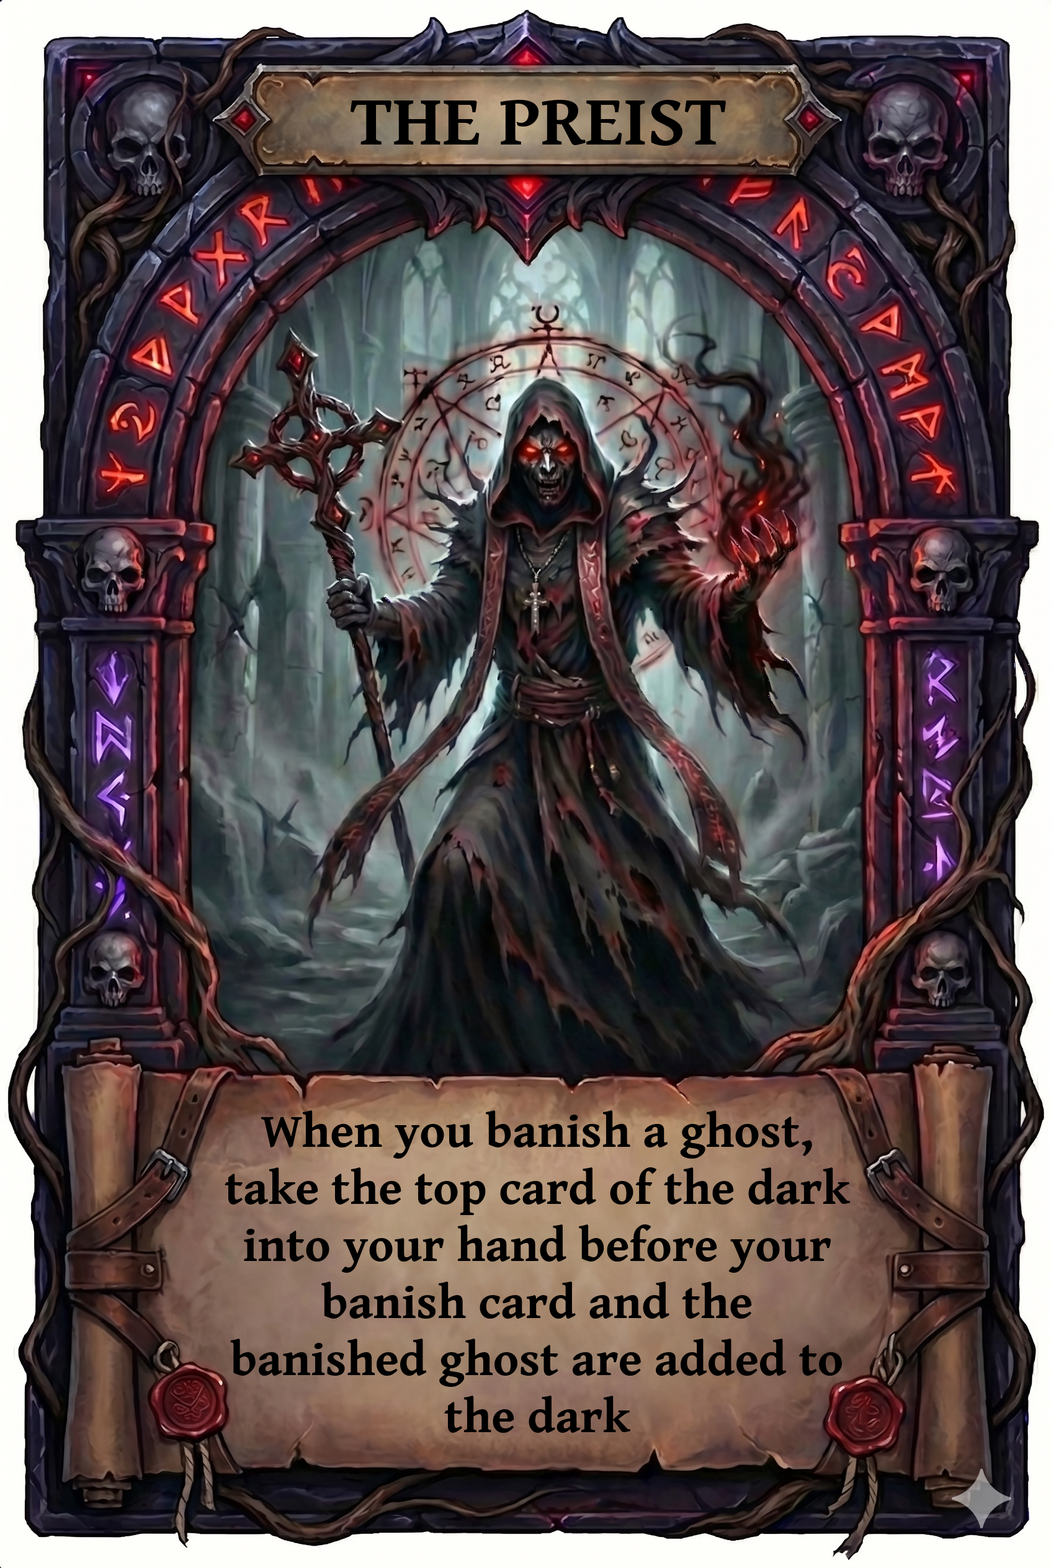
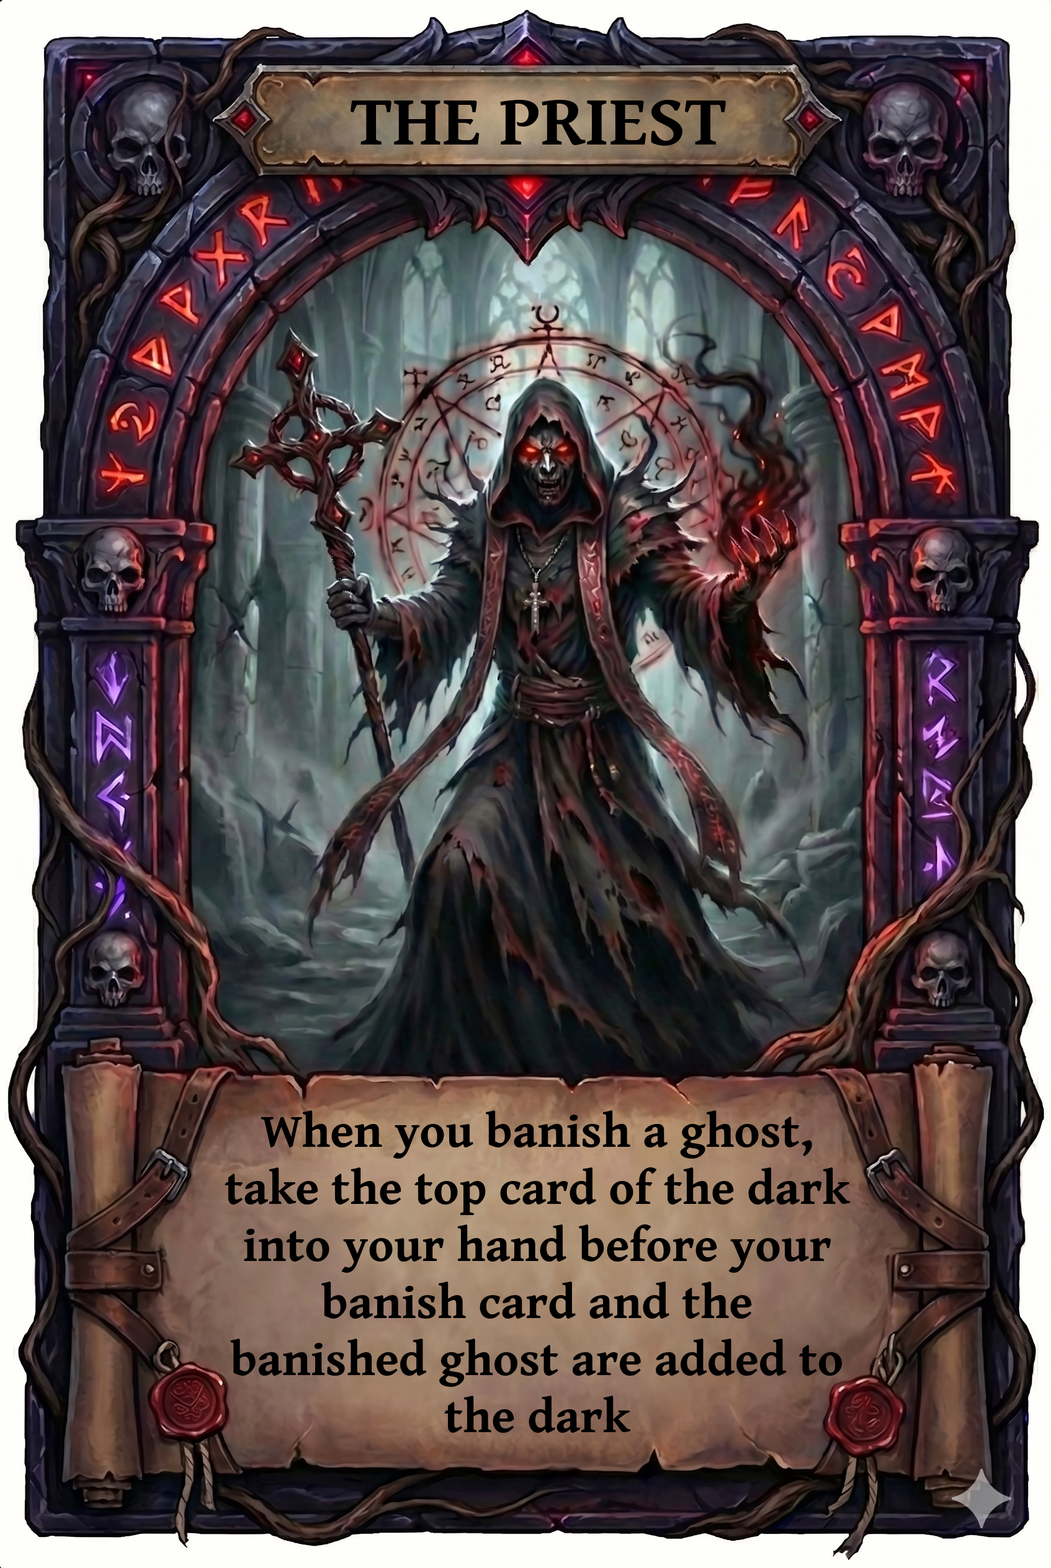
Before/after of a (1051, 1568) layered artwork. What changed in the layer stack:
renamed "THE PREIST" to "THE PRIEST", painted on it over [586, 100, 647, 145]